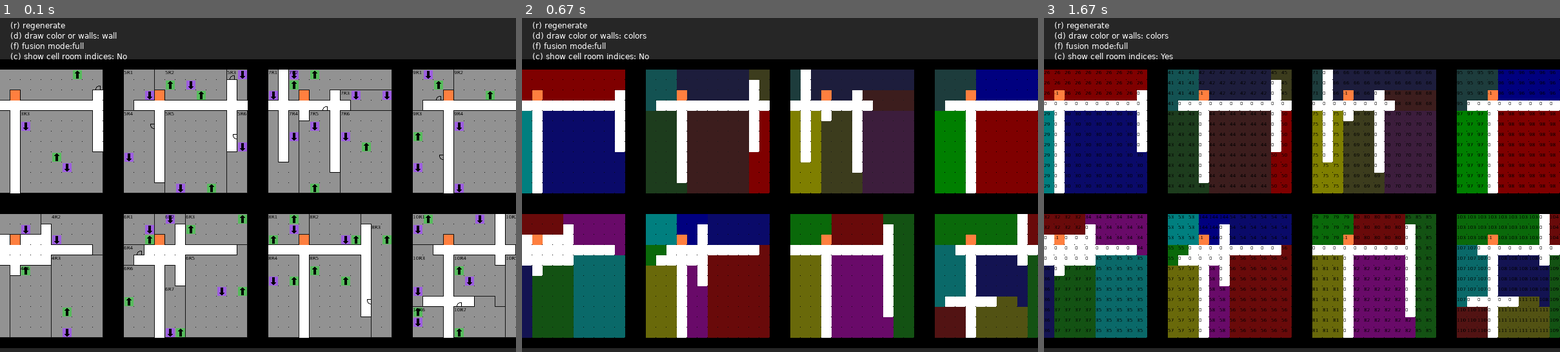
Above: before the commit, frames 1-3 (left to right).
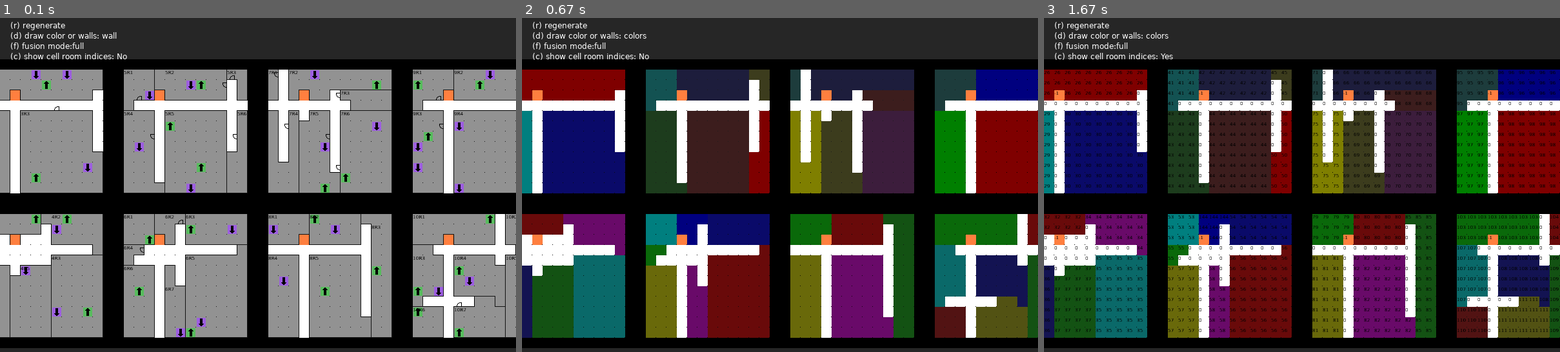
Above: after the commit, the same moments.

Repository: Gamabunta57/golf-lua
Game: LÖVE game, started from main.lua
Same seed, same stepped clock (60 frames per second), same inputs: the game is played once before the commit and once after it.
Inputs:
- Up to frame 1 (0.1 s): no input
- Up to frame 2 (0.67 s): tap D at 0.33 s
- Up to frame 3 (1.67 s): tap C at 0.67 s

The runs differ from the first frame. In frame 1, 4.3% of the frame differs, in the area x 4-96%, y 15-96%; in frame 2, nothing differs; in frame 3, nothing differs.

Commit message:
Improve overlapping rooms connection

Diff:
--- a/src/data/rectangleRoom.lua
+++ b/src/data/rectangleRoom.lua
@@ -20,18 +20,59 @@
     return o
 end
 
-function RectangleRoom:overlaps(other)
-    local startXA = self.x
-    local endXA = self.x + self.w
-    local startXB = other.x
-    local endXB = other.x + other.w
+function RectangleRoom:getOverlappingAreaWith(other)
+    local overlappingAreaStartPoint = {
+        x = 0,
+        y = 0,
+    }
 
-    local startYA = self.y
-    local endYA = self.y + self.h
-    local startYB = other.y
-    local endYB = other.y + other.h
+    local overlappingAreaEndPoint = {
+        x = 0,
+        y = 0,
+    }
 
-    return startXA < endXB and endXA > startXB and startYA < endYB and endYA > startYB
+    if (self.x > other.x) then
+        overlappingAreaStartPoint.x = self.x
+    else
+        overlappingAreaStartPoint.x = other.x
+    end
+
+    if (self.y > other.y) then
+        overlappingAreaStartPoint.y = self.y
+    else
+        overlappingAreaStartPoint.y = other.y
+    end
+
+    if (self.x + self.w - 1 > other.x + other.w - 1) then
+        overlappingAreaEndPoint.x = other.x + other.w - 1
+    else
+        overlappingAreaEndPoint.x = self.x + self.w - 1
+    end
+
+    if (self.y + self.h - 1 > other.y + other.h - 1) then
+        overlappingAreaEndPoint.y = other.y + other.h - 1
+    else
+        overlappingAreaEndPoint.y = self.y + self.h - 1
+    end
+
+    local overlappingArea = {
+        x = overlappingAreaStartPoint.x,
+        y = overlappingAreaStartPoint.y,
+        w = overlappingAreaEndPoint.x - overlappingAreaStartPoint.x + 1,
+        h = overlappingAreaEndPoint.y - overlappingAreaStartPoint.y + 1,
+        area = 0,
+    }
+
+    if overlappingArea.w < 0 then
+        overlappingArea.w = 0
+    end
+
+    if overlappingArea.h < 0 then
+        overlappingArea.h = 0
+    end
+
+    overlappingArea.area = overlappingArea.w * overlappingArea.h
+    return overlappingArea
 end
 
 function RectangleRoom:isCorridorRoom()
--- a/src/generators/generator.lua
+++ b/src/generators/generator.lua
@@ -1,6 +1,8 @@
 require("src/data/cell")
 require("src/data/rectangleRoom")
 require("src/data/graphNode")
+
+local MINIMUM_OVERLAPPING_AREA = 6
 
 Anchors = {
     TO_TOP = 1,
@@ -59,74 +61,45 @@
         elseif nodeB.isCorridor and not nodeA.isCorridor then
             self:_connectRoomToCorridor(nodeB, nodeA, roomLists)
         elseif not nodeB.isCorridor and not nodeA.isCorridor then
-            self:_connectRooms(nodeA, nodeB, roomLists)
+            self:_connectRoomsOnDifferentFloors(nodeA, nodeB, roomLists)
         -- else
             -- print("skip corridor connections")
         end
     end
 end
 
-function Generator:_connectRooms(roomNodeA, roomNodeB, roomLists)
+function Generator:_connectRoomsOnDifferentFloors(roomNodeA, roomNodeB, roomLists)
     local roomALocation = roomNodeA.location
     local roomBLocation = roomNodeB.location
 
     local roomA = roomLists[roomALocation.floor][roomALocation.roomIndex]
     local roomB = roomLists[roomBLocation.floor][roomBLocation.roomIndex]
 
-    local overlappingAreaStartPoint = {
-        x = 0,
-        y = 0,
-    }
-
-    local overlappingAreaEndPoint = {
-        x = 0,
-        y = 0,
-    }
-
-    if (roomA.x > roomB.x) then
-        overlappingAreaStartPoint.x = roomA.x
-    else
-        overlappingAreaStartPoint.x = roomB.x
-    end
-
-    if (roomA.y > roomB.y) then
-        overlappingAreaStartPoint.y = roomA.y
-    else
-        overlappingAreaStartPoint.y = roomB.y
-    end
-
-    if (roomA.x + roomA.w > roomB.x + roomB.w) then
-        overlappingAreaEndPoint.x = roomB.x + roomB.w
-    else
-        overlappingAreaEndPoint.x = roomA.x + roomA.w
-    end
-
-    if (roomA.y + roomA.h > roomB.y + roomB.h) then
-        overlappingAreaEndPoint.y = roomB.y + roomB.h
-    else
-        overlappingAreaEndPoint.y = roomA.y + roomA.h
-    end
-
-    local overlappingArea = {
-        x = overlappingAreaStartPoint.x,
-        y = overlappingAreaStartPoint.y,
-        w = overlappingAreaEndPoint.x - overlappingAreaStartPoint.x,
-        h = overlappingAreaEndPoint.y - overlappingAreaStartPoint.y,
-    }
-
-    local randX = self.prng(0, overlappingArea.w - 1)
-    local randY = self.prng(0, overlappingArea.h - 1)
-
-    local floorIndex = (overlappingArea.x + randX) + (randY + overlappingArea.y - 1) * self.map.width
-
-    local cellRoomA = self.map.floorCells[roomALocation.floor][floorIndex]
-    local cellRoomB = self.map.floorCells[roomBLocation.floor][floorIndex]
-
-    if (cellRoomA.openings == Cell.NO_OPENINGS and cellRoomB.openings == Cell.NO_OPENINGS) then
-        cellRoomA.openings = (roomALocation.floor > roomBLocation.floor and Cell.STAIRCASE_DOWN) or Cell.STAIRCASE_UP
-        cellRoomB.openings = (roomALocation.floor > roomBLocation.floor and Cell.STAIRCASE_UP) or Cell.STAIRCASE_DOWN
-    else
-        print("[DEBUG]: opening already set", roomNodeA.name, roomNodeB.name, overlappingArea.x, overlappingArea.y, overlappingArea.w, overlappingArea.h, randX, randY, floorIndex, cellRoomA.tileRef, cellRoomB.tileRef)
+    local overlappingArea = roomA:getOverlappingAreaWith(roomB)
+
+    local stairLocationFound = false
+    local attempts = 5
+
+    while not stairLocationFound and attempts > 0 do
+        local randX = self.prng(0, overlappingArea.w - 1)
+        local randY = self.prng(0, overlappingArea.h - 1)
+
+        local floorIndex = (overlappingArea.x + randX) + (overlappingArea.y - 1 + randY) * self.map.width
+
+        local cellRoomA = self.map.floorCells[roomALocation.floor][floorIndex]
+        local cellRoomB = self.map.floorCells[roomBLocation.floor][floorIndex]
+
+        if (cellRoomA.openings == Cell.NO_OPENINGS and cellRoomB.openings == Cell.NO_OPENINGS) then
+            cellRoomA.openings = (roomALocation.floor > roomBLocation.floor and Cell.STAIRCASE_DOWN) or Cell.STAIRCASE_UP
+            cellRoomB.openings = (roomALocation.floor > roomBLocation.floor and Cell.STAIRCASE_UP) or Cell.STAIRCASE_DOWN
+            stairLocationFound = true
+        else
+            attempts = attempts - 1
+        end
+
+        if not stairLocationFound and attempts < 1 then
+            print("[DEBUG]: can't connect", roomNodeA.name, roomNodeB.name, overlappingArea.x, overlappingArea.y, overlappingArea.w, overlappingArea.h, floorIndex, cellRoomA.tileRef, cellRoomB.tileRef)
+        end
     end
 end
 
@@ -304,14 +277,20 @@
 
         for i = 1, #currentFloorRooms do
             local currentFloorRoom = currentFloorRooms[i]
-            for j = 1, #nextFloorRooms do
-                local nextFloorRoom = nextFloorRooms[j]
-
-                if not nextFloorRoom:isCorridorRoom() and currentFloorRoom:overlaps(nextFloorRoom) then
-                    local currentFloorRoomNode = currentFloorRoomNodes[i]
-                    local nextFloorRoomNode = nextFloorRoomNodes[j]
-                    currentFloorRoomNode:connect(nextFloorRoomNode)
-                    nextFloorRoomNode:connect(currentFloorRoomNode)
+
+            if not currentFloorRoom:isCorridorRoom() then
+                for j = 1, #nextFloorRooms do
+                    local nextFloorRoom = nextFloorRooms[j]
+
+                    if not nextFloorRoom:isCorridorRoom() then
+                        local overlappingArea = currentFloorRoom:getOverlappingAreaWith(nextFloorRoom)
+                        if overlappingArea.area > MINIMUM_OVERLAPPING_AREA then
+                            local currentFloorRoomNode = currentFloorRoomNodes[i]
+                            local nextFloorRoomNode = nextFloorRoomNodes[j]
+                            currentFloorRoomNode:connect(nextFloorRoomNode)
+                            nextFloorRoomNode:connect(currentFloorRoomNode)
+                        end
+                    end
                 end
             end
         end
